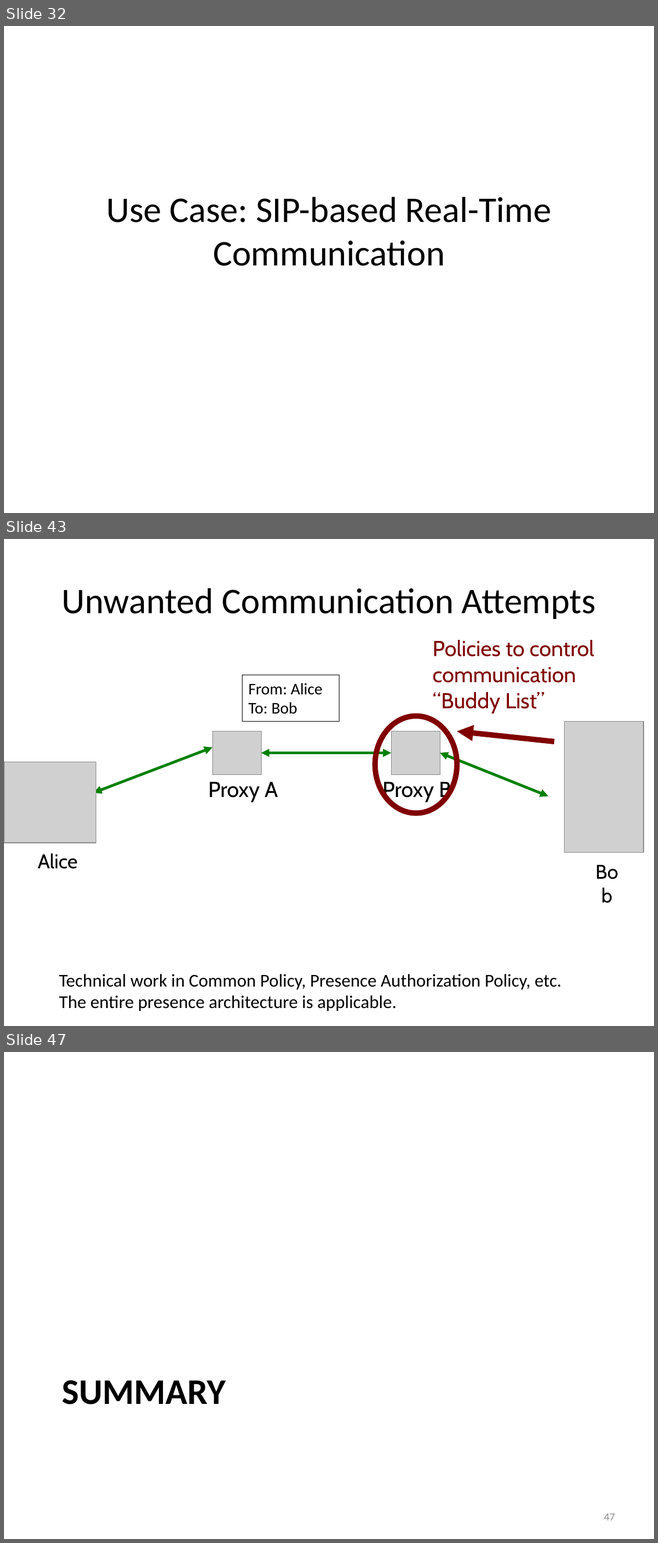
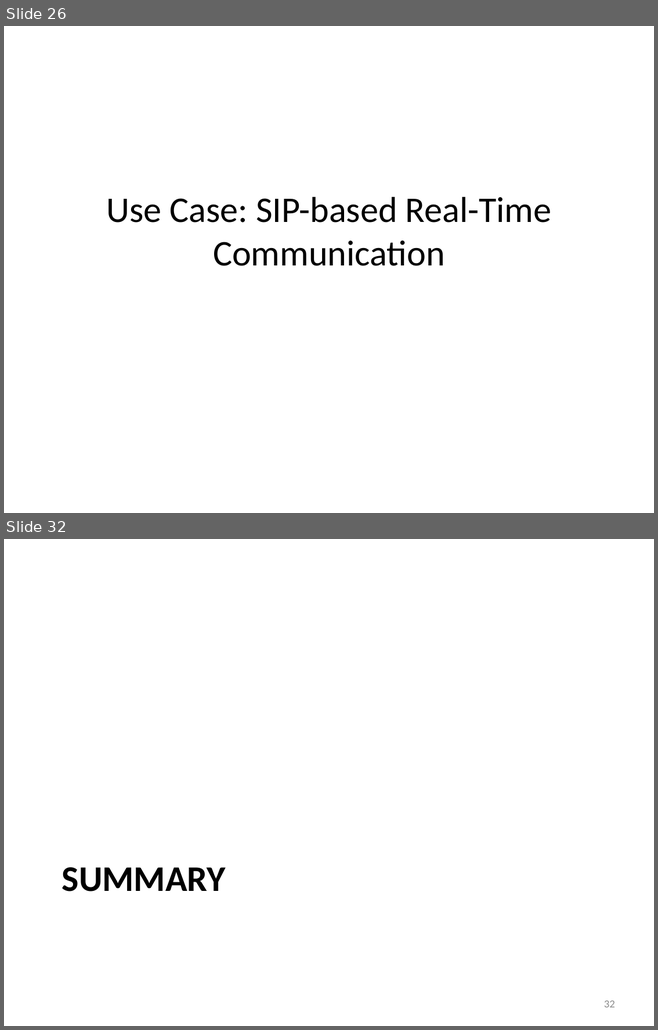
Before and after one commit to hannestschofenig/tschofenig-ids, a slide deck: PrivacyTutorial/iab-privacy-considerations.pptx. Shown one above the other, each under a label of ours: slides 32, 43 and 47 before the commit, slides 26 and 32 after it; the slides between them are not shown. The pictures are 658x1543 and 658x1030 pixels, drawn with LibreOffice and Linux fonts; fonts in the diff are those of the drawing; grey boxes stand for pictures. Boxes give left, top, right and bottom in pixels: in the first picture for what was removed or moved away, otherwise in the second. Text is boxed around its words. In the diff, an @@ line names an element or a change of style, - is before the commit and + after.

```diff
--- a/PrivacyTutorial/iab-privacy-considerations.pptx
+++ b/PrivacyTutorial/iab-privacy-considerations.pptx
@@ slide 43 removed at [4,539,654,1026], background #FFFFFF @@
@@ title removed at [62,588,596,619] @@
-Unwanted Communication Attempts
@@ text removed at [432,640,594,713] @@
-Policies to control communication “Buddy List”
@@ rectangle removed at [242,675,339,722] @@
-From: Alice To: Bob
@@ ellipse removed at [375,716,457,814] @@
@@ picture removed at [564,722,643,853] @@
@@ picture removed at [213,732,262,775] @@
@@ picture removed at [391,732,440,775] @@
@@ arrow removed from (554, 741) to (457, 732) @@
@@ picture removed at [4,762,96,843] @@
@@ double arrow removed from (94, 793) to (213, 748) @@
@@ double arrow removed from (262, 752) to (391, 752) @@
@@ double arrow removed from (440, 752) to (547, 797) @@
@@ text removed at [208,782,278,802] @@
-Proxy A
@@ text removed at [382,779,451,802] @@
-Proxy B
@@ text removed at [38,853,78,869] @@
-Alice
@@ text removed at [590,859,630,886] @@
-Bob
@@ text removed at [59,974,561,1011] @@
-Technical work in Common Policy, Presence Authorization Policy, etc.
-The entire presence architecture is applicable.
@@ what was slide 32 is now slide 26 @@
@@ what was slide 47 is now slide 32 @@
@@ page number at [604,1001,615,1008]: text changed @@
-47
+32
```
Also in this commit, not shown: 5 slides changed, 4 slides added, 19 other slides removed.
